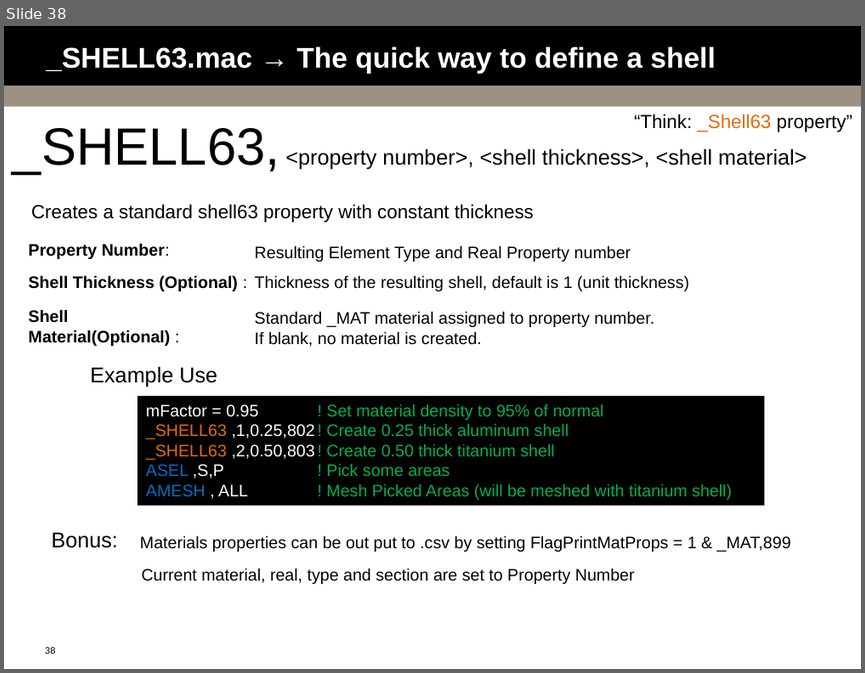
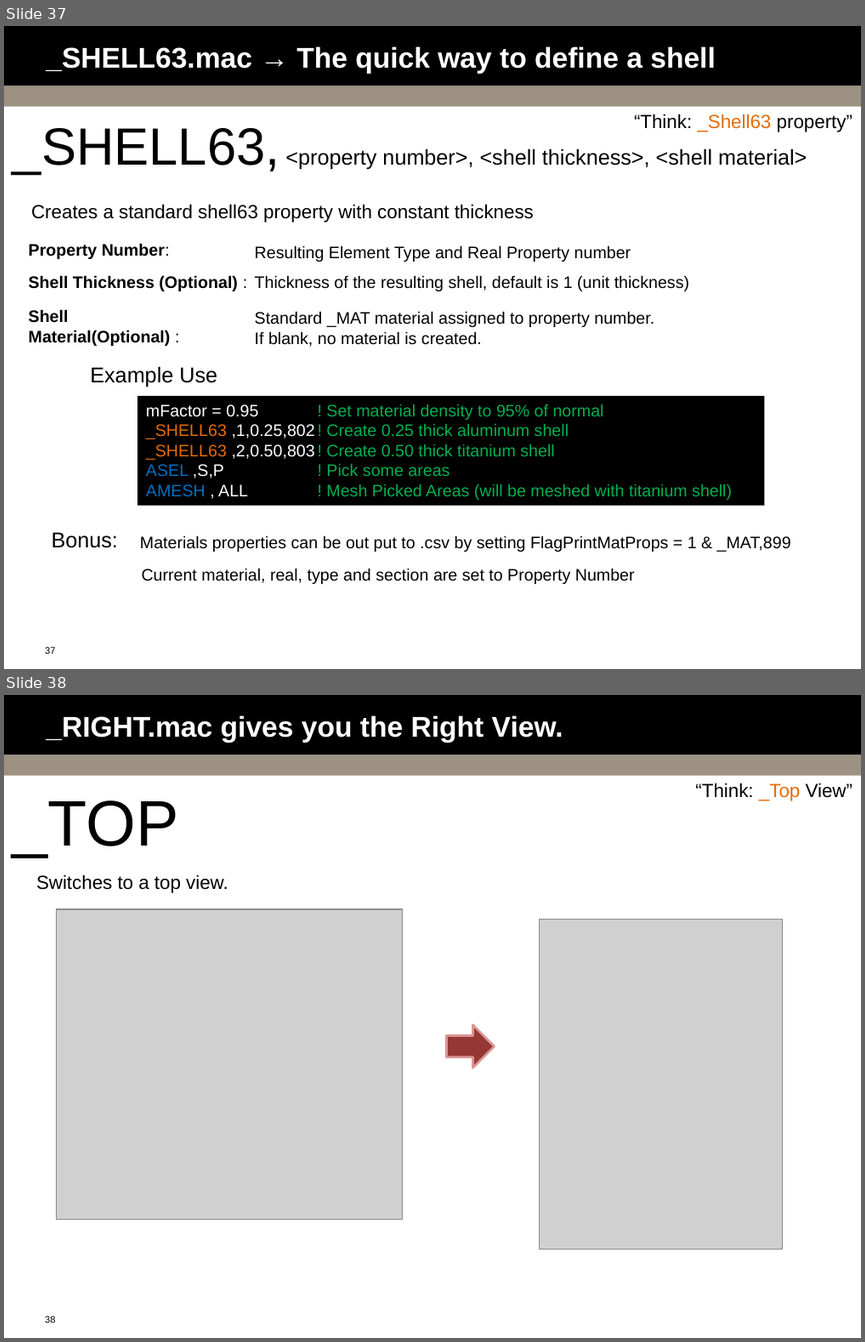
Before and after one commit to bguest/ansys-macros, a slide deck: Macro-Mania.pptx. Shown one above the other, each under a label of ours: slide 38 before the commit, slides 37 and 38 after it. The pictures are 865x673 and 865x1342 pixels, drawn with LibreOffice and Linux fonts; fonts in the diff are those of the drawing; grey boxes stand for pictures; background and template pictures are left out. Boxes give left, top, right and bottom in pixels: in the first picture for what was removed or moved away, otherwise in the second. Text is boxed around its words. In the diff, an @@ line names an element or a change of style, - is before the commit and + after.

```diff
--- a/Macro-Mania.pptx
+++ b/Macro-Mania.pptx
@@ slide 38 added at (4,695,861,1338), background #FFFFFF; not listed: 3 template elements that a slide beside it also shows @@
@@ title added at (46,715,563,743), 24 pt, text #FFFFFF, bold @@
+_RIGHT.mac gives you the Right View.
@@ text added at (695,783,852,801), 16 pt, text #000000 @@
+“Think: _Top View”
@@ text added at (12,800,179,857), 54 pt, text #000000 @@
+_TOP
@@ text added at (36,874,228,893), 16 pt, text #000000 @@
+Switches to a top view.
@@ picture added at (56,909,403,1219) @@
@@ picture added at (539,919,782,1248) @@
@@ right arrow added at (446,1025,494,1067), fill #953735, outline #D99694 2 pt @@
@@ what was slide 38 is now slide 37 @@
@@ page number at (45,646,55,653): text changed @@
-38
+37
```
Also in this commit, not shown: 1 slide changed, 3 other slides added, 4 other files.
